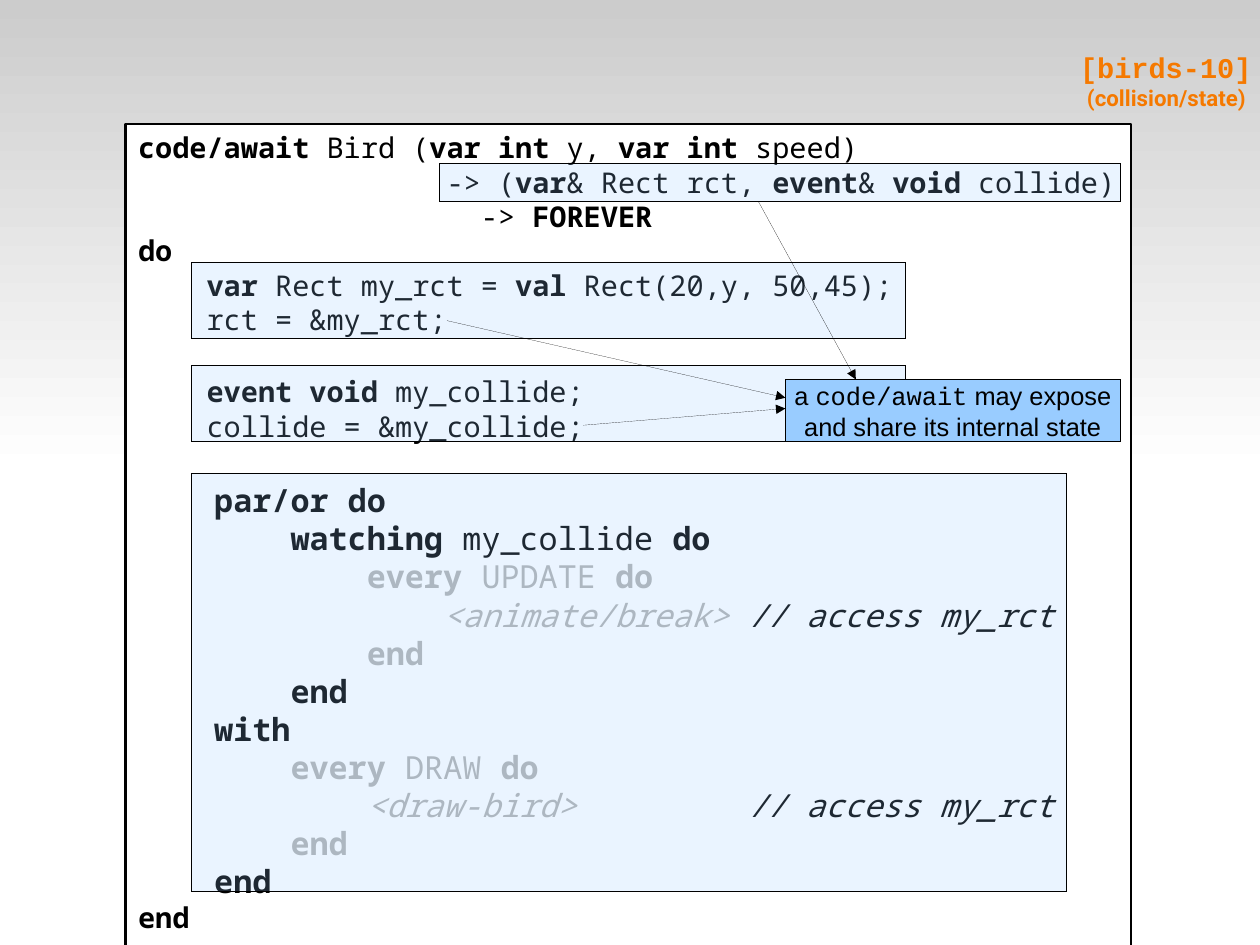
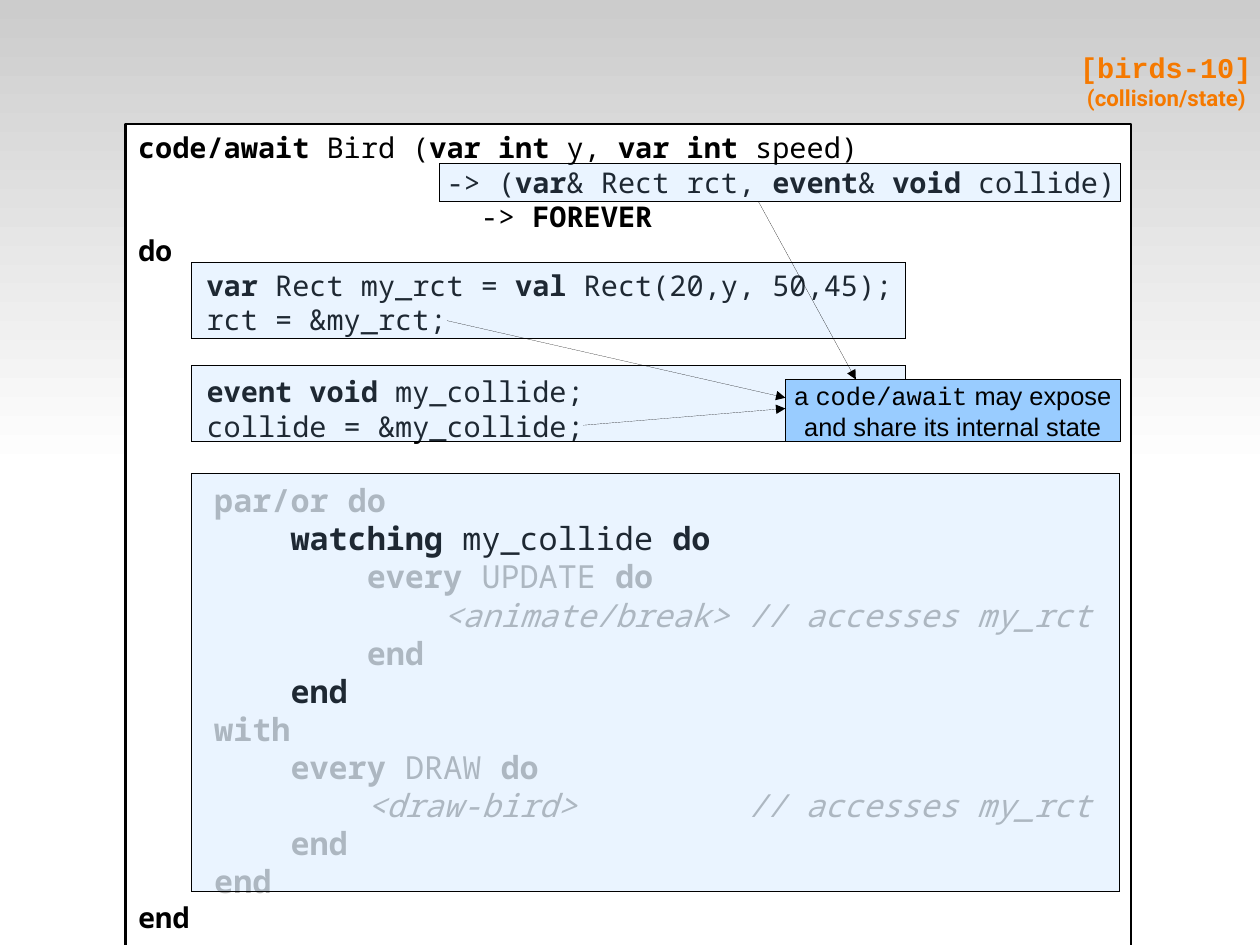
Before and after one commit to fsantanna-no/ceu-docs, a slide deck: slide 28 of ceu_edl.odp. Drawn at 1260x945 pixels with LibreOffice and Linux fonts; fonts in the diff are those of the drawing. Boxes give left, top, right and bottom in pixels: in the first picture for what was removed or moved away, otherwise in the second. Text is boxed around its words. In the diff, an @@ line names an element or a change of style, - is before the commit and + after.

```diff
--- a/ceu_edl.odp
+++ b/ceu_edl.odp
@@ rectangle: place and size @@
-rectangle at bbox=[192, 475, 1068, 892]
+rectangle at bbox=[192, 475, 1121, 892]
@@ text in rectangle at bbox=[214, 488, 386, 741]: text colour #000000 to #B2B2B2 in "par/or do", "with", "end" @@
@@ text in rectangle at bbox=[443, 595, 1091, 635]: text changed @@
-<animate/break> // access my_rct
+<animate/break> // accesses my_rct
@@ text in rectangle at bbox=[367, 786, 1091, 825]: text changed; text colour #000000 to #B2B2B2 @@
-<draw-bird> // access my_rct
+<draw-bird> // accesses my_rct
```
Also in this commit, not shown: 23 other slides changed, 6 other files.
